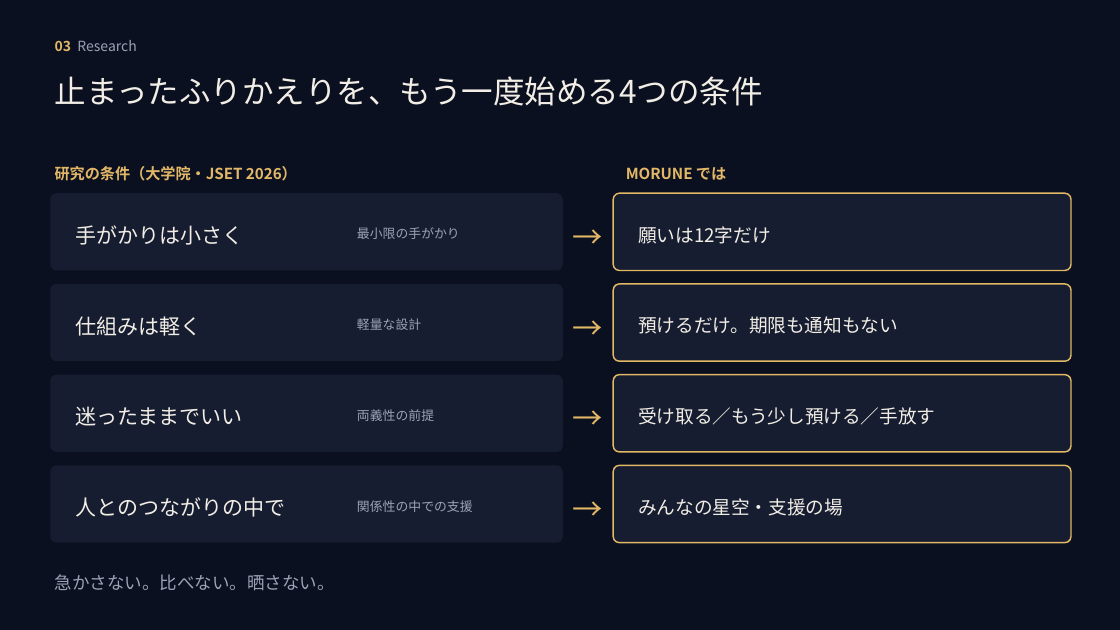
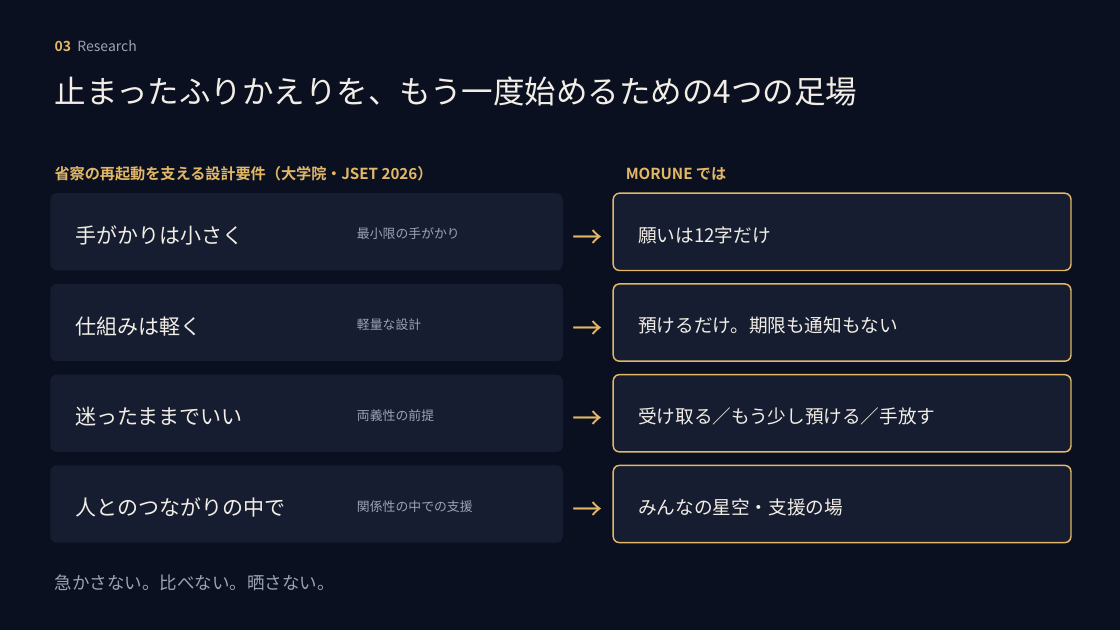
Before and after one commit to mai-san447/hello-earth-25143, a slide deck: slide 4 of deliverables/2026-10-11-gga-selection/MORUNE25143_GGAセレクション_2026-10-12.pptx. Drawn at 1120x630 pixels with LibreOffice and Linux fonts; fonts in the diff are those of the drawing. Boxes give left, top, right and bottom in pixels: in the first picture for what was removed or moved away, otherwise in the second. Text is boxed around its words. In the diff, an @@ line names an element or a change of style, - is before the commit and + after.

```diff
--- a/deliverables/2026-10-11-gga-selection/MORUNE25143_GGAセレクション_2026-10-12.pptx
+++ b/deliverables/2026-10-11-gga-selection/MORUNE25143_GGAセレクション_2026-10-12.pptx
@@ text at [55, 76, 858, 106]: text changed @@
-止まったふりかえりを、もう一度始める4つの条件
+止まったふりかえりを、もう一度始めるための4つの足場
@@ text at [55, 166, 433, 181]: text changed @@
-研究の条件（大学院・JSET 2026）
+省察の再起動を支える設計要件（大学院・JSET 2026）
```
Also in this commit, not shown: 1 other slide changed, 2 other files.
